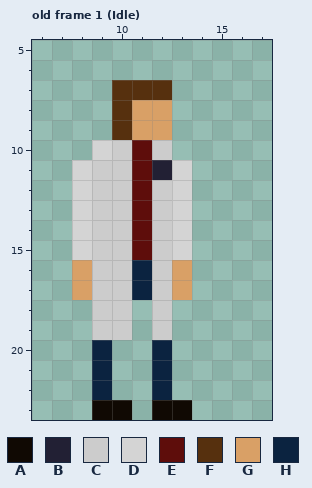
Pixel-art file -- art/ase/scientistHammer.aseprite. This is how it looked before the edit.
24x24 pixels, 17 frames. Shown: old frame 1 (Idle): x 6..17, y 5..23. The commit also changed other frames, which this record leaves out.
Palette (. is transparent): A #100903  B #222034  C #cccccc  D #d4d4d4  E #5e0d0b  F #56300e  G #d9a066  H #0b2340
Pixels before, old frame 1 (Idle), first column x 8:
 7 ..FFF.
 8 ..FGG.
 9 ..FGG.
10 .DCEC.
11 DCCEBD
12 DCCECD
13 DCCECD
14 DCCECD
15 DCCECD
16 GCCHCG
17 GCCHCG
18 .CC.C.
19 .CC.C.
20 .H..H.
21 .H..H.
22 .H..H.
23 .AA.AA
After the commit:
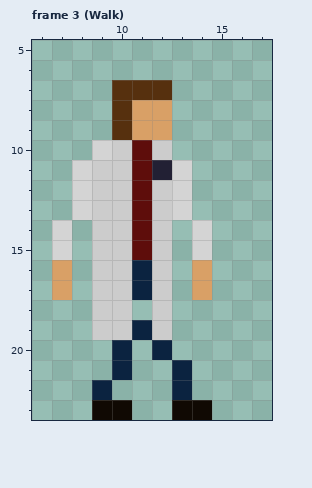
A new or re-ordered frame is compared with the old frame closest to it.
The edit:
frames 17 -> 21
Changed rows in their new state; - is an unchanged pixel.
Frame 3 (Walk) is new; against old frame 1 (Idle):
first column x 7:
14 D.----.D
15 D.----.D
16 G.----.G
17 G.----.G
19 ----H---
20 --.H----
21 --.H-.H-
22 -----.H-
23 -----.-A
Changed places in both pictures, as pixel boxes (x1, y1, x2, y2):
changed: (52, 220, 212, 420)
